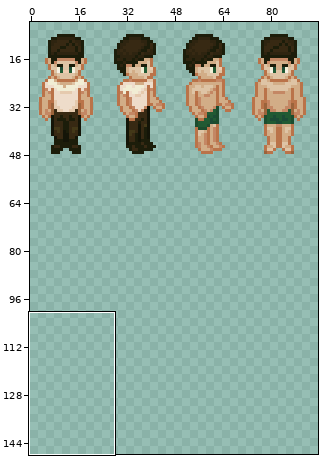
Edited in one commit: pixel-art file (Assets/character/Main Character/Character_front.aseprite). The first picture is a wide view before the edit; the outline marks the close-up.
Close-up. The starting point:
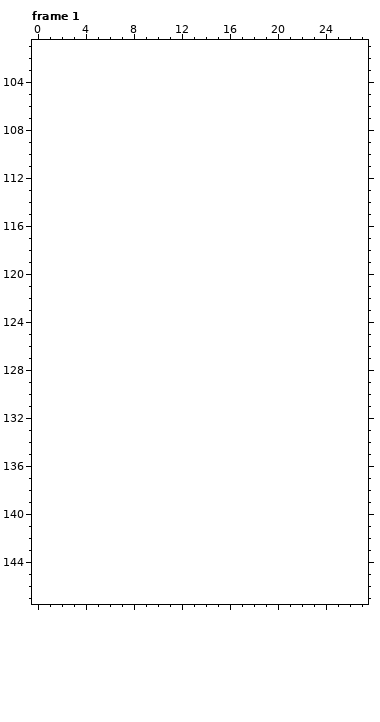
120x48 pixels, 1 frame. Colours within 5 levels of each other are drawn and written as one. Shown: frame 1: x 0..27, y 101..147. The old version is drawn lined up with the new one, on the new canvas. The wide view leaves out empty margins. The commit also changed other frames or places, which this record leaves out.
Palette (. is transparent): 
After:
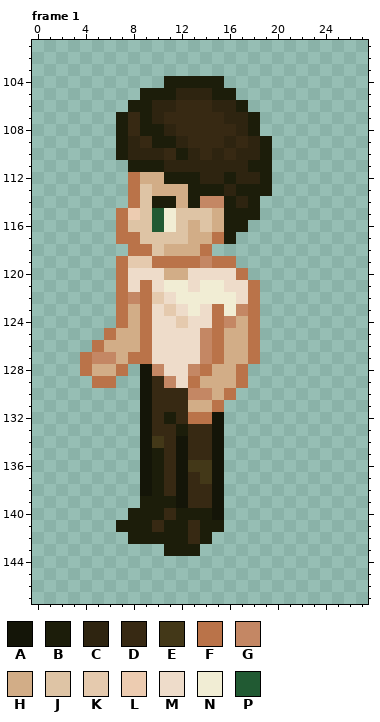
Colours new in this view: A #141508  B #1c1d0a  C #2e2410  D #372913  E #433818  F #ba7349  G #c48764  H #d2ad87  J #dec4a5  K #e5caae  L #edccb1  M #eedcca  N #f1edd4  P #215a33
From old to new:
canvas 120x48 -> 240x288
Changed rows in their new state; - is an unchanged pixel.
Frame 1:
first column x 4:
104 -------BBBBB----
105 -----BBBCCCBB---
106 ----BBCCDDDCCB--
107 ---BDBCDDDDDCCB-
108 ---BDBBCDDDDDCB-
109 ---BCDBBCDDDCDCB
110 ---BCCCDBCDCDCCB
111 ----BBBCCCCCCCBB
112 ----FHHBBBCCBCCB
113 ----FJHHHBBBCBBB
114 ----FJBBHBGGBCB-
115 ---FLJPNJJJHBBB-
116 ---FJJPNJHJHBB--
117 ---FFJJJJHHFB---
118 ----FFJHHHF-----
119 ---FKKFFFFGFF---
120 ---FMMMHHMMMMF--
121 ---FMFMNNMNNMMF-
122 ---FGFKMNNNNNMF-
123 ---FHFMKMNMFNGF-
124 ---FHFMMKMMFGHF-
125 --FHHFMMMMGFHHF-
126 -FHHHFMMMMGFHHF-
127 FGGHFFMMMMGFHHF-
128 FHHF-AGMMGFHHF--
129 -FF--ADGMFHHHF--
130 -----ADDDGGHF---
131 -----ADDDHHF----
132 -----ADBDFFA----
133 -----ADDBDDA----
134 -----AEDADDA----
135 -----ABDADDA----
136 -----ABDAEEA----
137 -----ABDADEA----
138 -----ABDADDA----
139 -----BBBADDA----
140 ----BBBDBBBA----
141 ---BBBDBBDBB----
142 ----BBBBBDB-----
143 -------BBB------
Where, in picture pixels (left, top, right, bottom), the same in both close-ups:
added: (80, 76, 272, 556)
